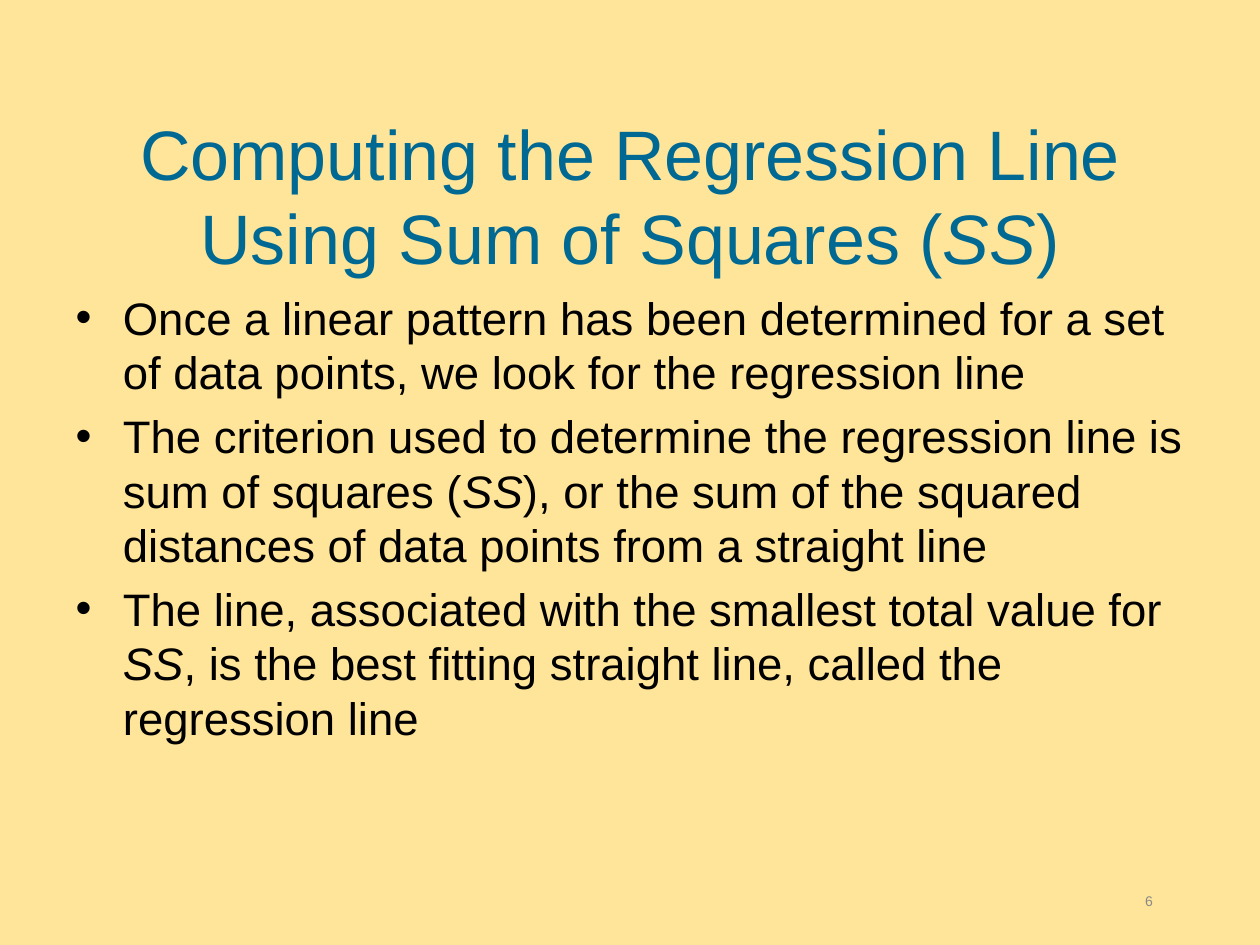
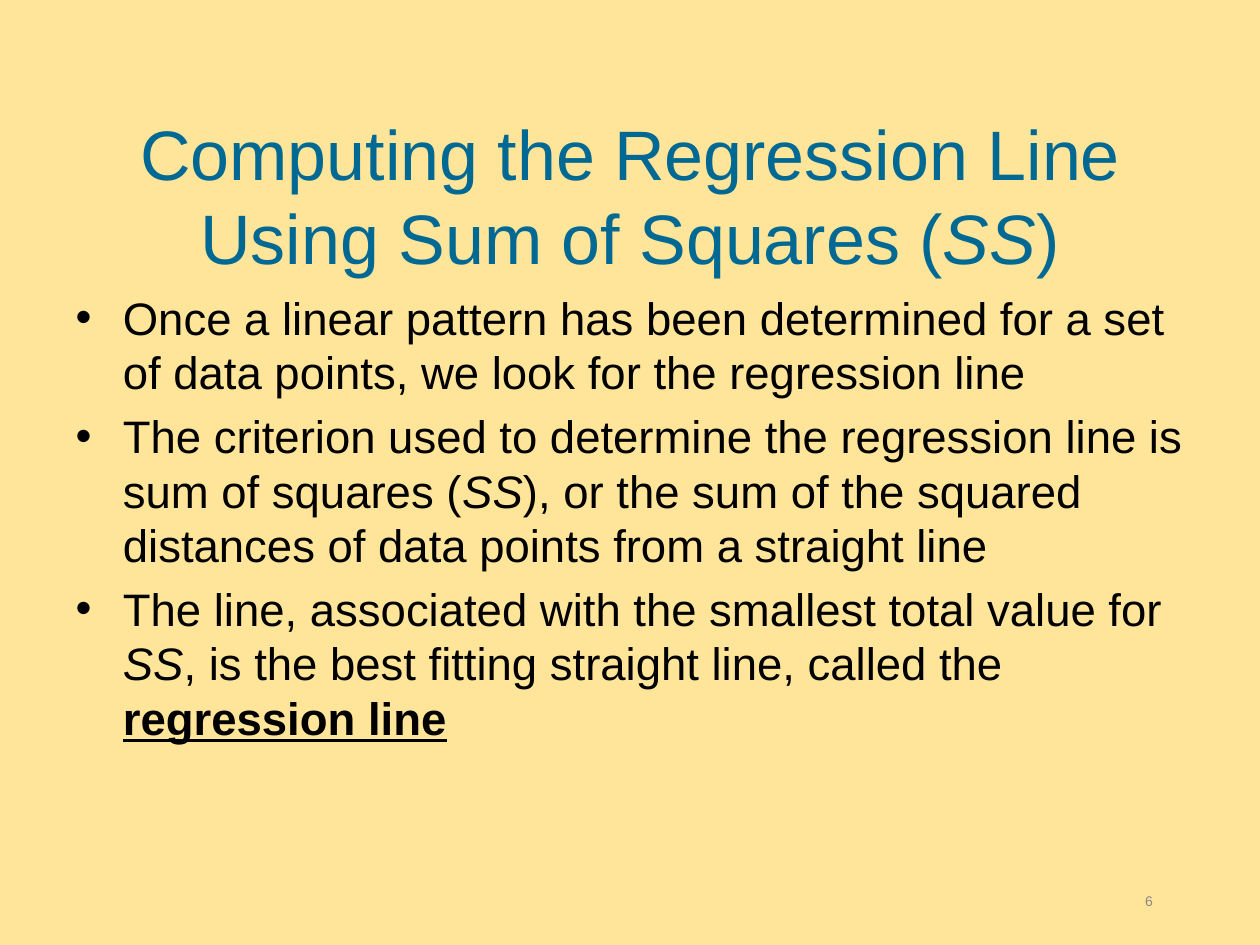
Before and after one commit to hejibo/Psychological-Statistics, a slide deck: slide 6 of Lecture 7_simple linear regression/Lecture 7 Slides-Linear Regression and Multiple Regression.pptx. Drawn at 1260x945 pixels with LibreOffice and Linux fonts; fonts in the diff are those of the drawing; background and template pictures are left out. Boxes give left, top, right and bottom in pixels: in the first picture for what was removed or moved away, otherwise in the second. Text is boxed around its words. In the diff, an @@ line names an element or a change of style, - is before the commit and + after.

```diff
--- a/Lecture 7_simple linear regression/Lecture 7 Slides-Linear Regression and Multiple Regression.pptx
+++ b/Lecture 7_simple linear regression/Lecture 7 Slides-Linear Regression and Multiple Regression.pptx
@@ text at [123, 593, 1161, 744]: bold on, underline on in "regression line" @@
```
Also in this commit, not shown: 4 other slides changed, 2 slides added, 9 other files.
